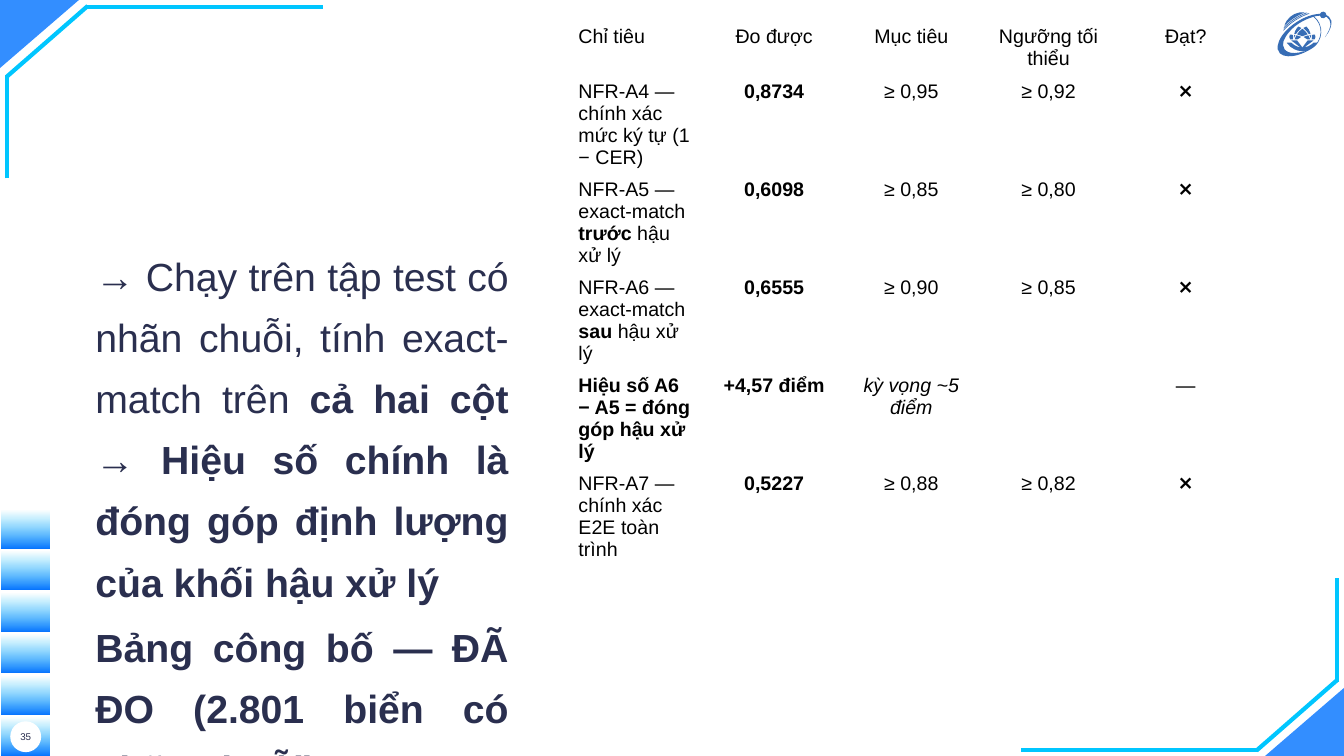
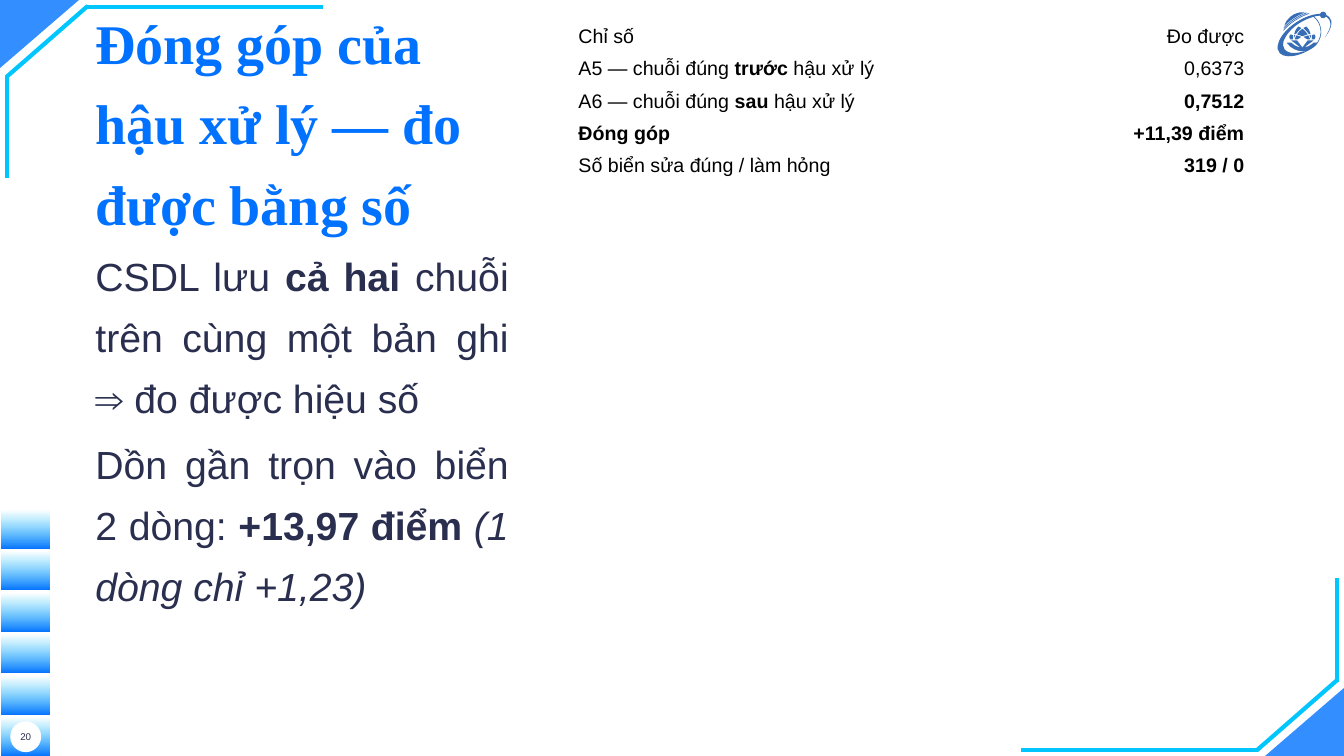
Before and after one commit to hieunguyen2604/alpr-do-an-mon-hoc, a slide deck: slide 20 of docs/slides/slides.pptx (slide 35 before the commit). Drawn at 1344x756 pixels with LibreOffice and Linux fonts; fonts in the diff are those of the drawing; background and template pictures are left out. Boxes give left, top, right and bottom in pixels: in the first picture for what was removed or moved away, otherwise in the second. Text is boxed around its words. In the diff, an @@ line names an element or a change of style, - is before the commit and + after.

```diff
--- a/docs/slides/slides.pptx
+++ b/docs/slides/slides.pptx
@@ title added at [95,25,461,236], 40 pt, text #0072FF, bold @@
+Đóng góp của hậu xử lý — đo được bằng số
@@ table at [569,21,1254,680] @@
-Chỉ tiêu | Đo được | Mục tiêu | Ngưỡng tối thiểu | Đạt?
-NFR-A4 — chính xác mức ký tự (1 − CER) | 0,8734 | ≥ 0,95 | ≥ 0,92 | ❌
-NFR-A5 — exact-match trước hậu xử lý | 0,6098 | ≥ 0,85 | ≥ 0,80 | ❌
-NFR-A6 — exact-match sau hậu xử lý | 0,6555 | ≥ 0,90 | ≥ 0,85 | ❌
-Hiệu số A6 − A5 = đóng góp hậu xử lý | +4,57 điểm | kỳ vọng ~5 điểm |  | —
-NFR-A7 — chính xác E2E toàn trình | 0,5227 | ≥ 0,88 | ≥ 0,82 | ❌
+Chỉ số | Đo được
+A5 — chuỗi đúng trước hậu xử lý | 0,6373
+A6 — chuỗi đúng sau hậu xử lý | 0,7512
+Đóng góp | +11,39 điểm
+Số biển sửa đúng / làm hỏng | 319 / 0
@@ text at [95,260,509,609]: text changed; bold off @@
-→ Chạy trên tập test có nhãn chuỗi, tính exact-match trên cả hai cột → Hiệu số chính là đóng góp định lượng của khối hậu xử lý
-Bảng công bố — ĐÃ ĐO (2.801 biển có nhãn chuỗi):
+CSDL lưu cả hai chuỗi trên cùng một bản ghi ⇒ đo được hiệu số
+Dồn gần trọn vào biển 2 dòng: +13,97 điểm (1 dòng chỉ +1,23)
@@ page number at [20,733,31,740]: text changed @@
-35
+20
```
Also in this commit, not shown: 18 other slides changed, 9 slides added, 32 slides removed, 5 other files.
